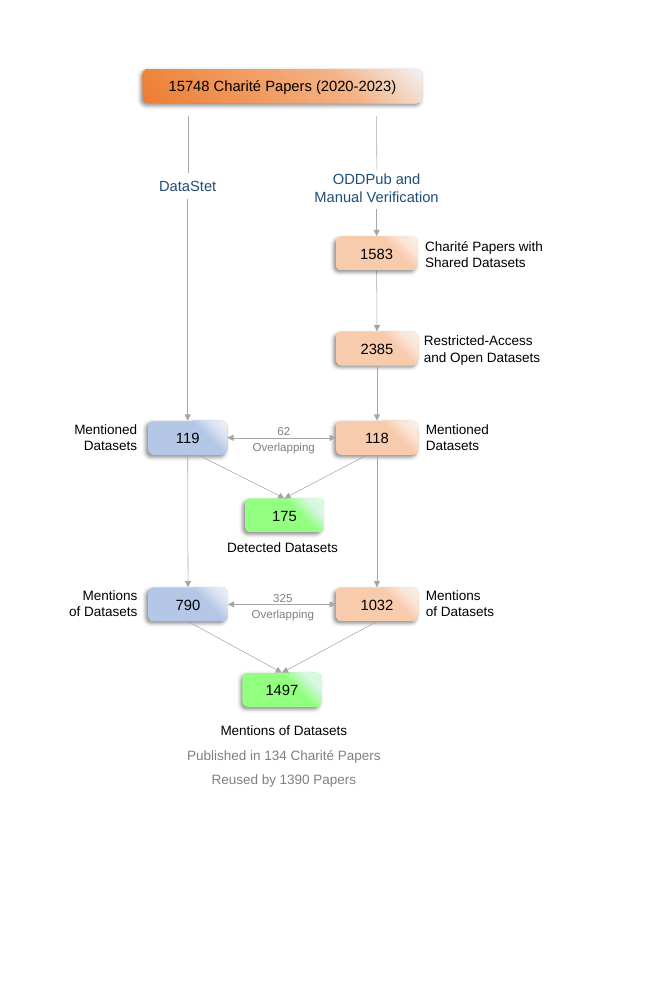
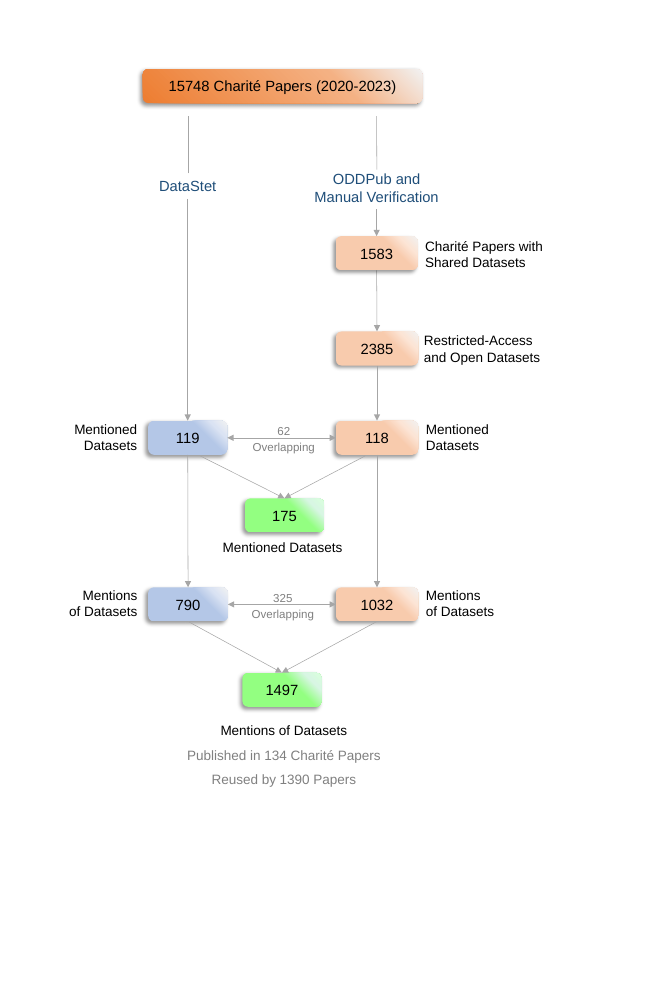
Before and after one commit to quest-bih/Mapping-the-reuse-of-biomedical-research-data, a slide deck: slide 1 of plots_png/pptx/plots_png.pptx. Drawn at 665x1008 pixels with LibreOffice and Linux fonts; fonts in the diff are those of the drawing. Boxes give left, top, right and bottom in pixels: in the first picture for what was removed or moved away, otherwise in the second. Text is boxed around its words. In the diff, an @@ line names an element or a change of style, - is before the commit and + after.

```diff
--- a/plots_png/pptx/plots_png.pptx
+++ b/plots_png/pptx/plots_png.pptx
@@ text at [223, 542, 342, 552]: text changed @@
-Detected Datasets
+Mentioned Datasets
```
Also in this commit, not shown: 8 other files.
